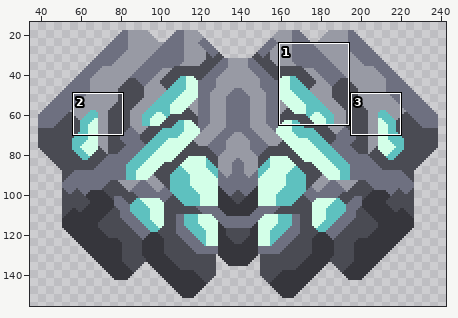
Edited in one commit: sprite sheet (assets/sprites/units/erekir/support/ataraxia.png). The first picture is a wide view before the edit; the outline marks the close-up.
Close-up. First the earlier version:
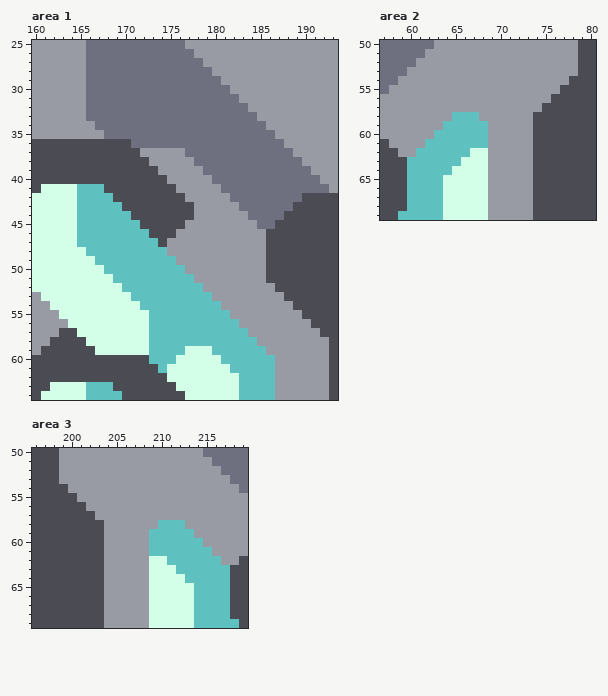
The file is 240x170 pixels. Shown: area 1: x 160..193, y 25..64; area 2: x 57..80, y 50..69; area 3: x 196..219, y 50..69. The old version is drawn lined up with the new one, on the new canvas. The wide view leaves out empty margins. The commit also changed other parts of the picture, which this record leaves out.
After the commit:
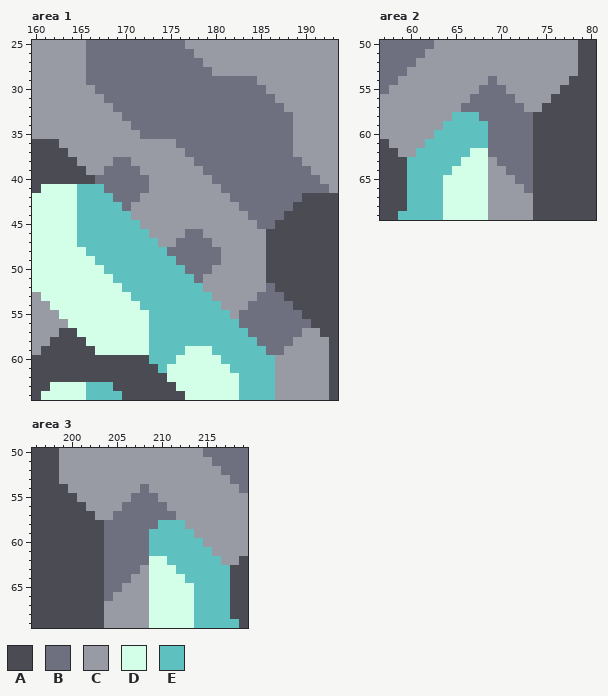
Palette (. is transparent): A #4a4b53  B #6e7080  C #989aa4  D #d3ffe8  E #5ec1bf
The edit:
canvas 240x170 -> 278x170, the old top-left corner now at 19,4 (the part of the old canvas that was cut away was empty and is not shown)
Area 1:
The edit turns colour A into colour B in row 38 at x 169 to 170; in row 39 at x 168 to 171; in row 40 at x 167 to 172; in row 41 at x 168 to 172; in row 42 at x 169 to 171; in row 43 at x 170.
The edit turns colour C into colour B in row 29 at x 181 to 184; in row 30 at x 182 to 185; in row 31 at x 183 to 186; in row 32 at x 184 to 187; in row 33 at x 185 to 188; in row 34 at x 186 to 188.
The edit turns colour C into colour B in row 35 at x 187 to 188; in row 36 at x 188; in row 46 at x 177 to 178; in row 47 at x 176 to 179; in row 48 at x 175 to 180; in row 49 at x 176 to 180.
The edit turns colour C into colour B in row 50 at x 177 to 179; in row 51 at x 178; in row 52 at x 186; in row 53 at x 185 to 187; in row 54 at x 184 to 188; in row 55 at x 183 to 189.
The edit turns colour C into colour B in row 56 at x 183 to 190; in row 57 at x 184 to 189; in row 58 at x 185 to 188; in row 59 at x 186 to 187.
The edit turns colour A into colour C in row 36 at x 163 to 170; in row 37 at x 164 to 171; in row 38 at x 165 to 168 and 171 to 172; in row 39 at x 166 to 167 and 172 to 173; in row 40 at x 173 to 174; in row 41 at x 173 to 175.
The edit turns colour A into colour C in row 42 at x 172 to 176; in rows 43 to 44 at x 171 to 177; in row 45 at x 172 to 176; in row 46 at x 173 to 175; in row 47 at x 174.
The edit turns colour B into colour C in row 30 at x 166; in row 31 at x 166 to 167; in row 32 at x 166 to 168; in row 33 at x 166 to 169; in row 34 at x 167 to 170; in row 35 at x 168 to 171.
The edit turns colour B into colour C in row 36 at x 171 to 175.
Area 2:
The edit turns colour C into colour B in row 54 at x 69; in row 55 at x 68 to 70; in row 56 at x 67 to 71; in row 57 at x 66 to 72; in row 58 at x 68 to 73; in rows 59 to 62 at x 69 to 73.
The edit turns colour C into colour B in row 63 at x 70 to 73; in row 64 at x 71 to 73; in row 65 at x 72 to 73; in row 66 at x 73.
Area 3:
The edit turns colour C into colour B in row 54 at x 208; in row 55 at x 207 to 209; in row 56 at x 206 to 210; in row 57 at x 205 to 211; in row 58 at x 204 to 209; in rows 59 to 62 at x 204 to 208.
The edit turns colour C into colour B in row 63 at x 204 to 207; in row 64 at x 204 to 206; in row 65 at x 204 to 205; in row 66 at x 204.
